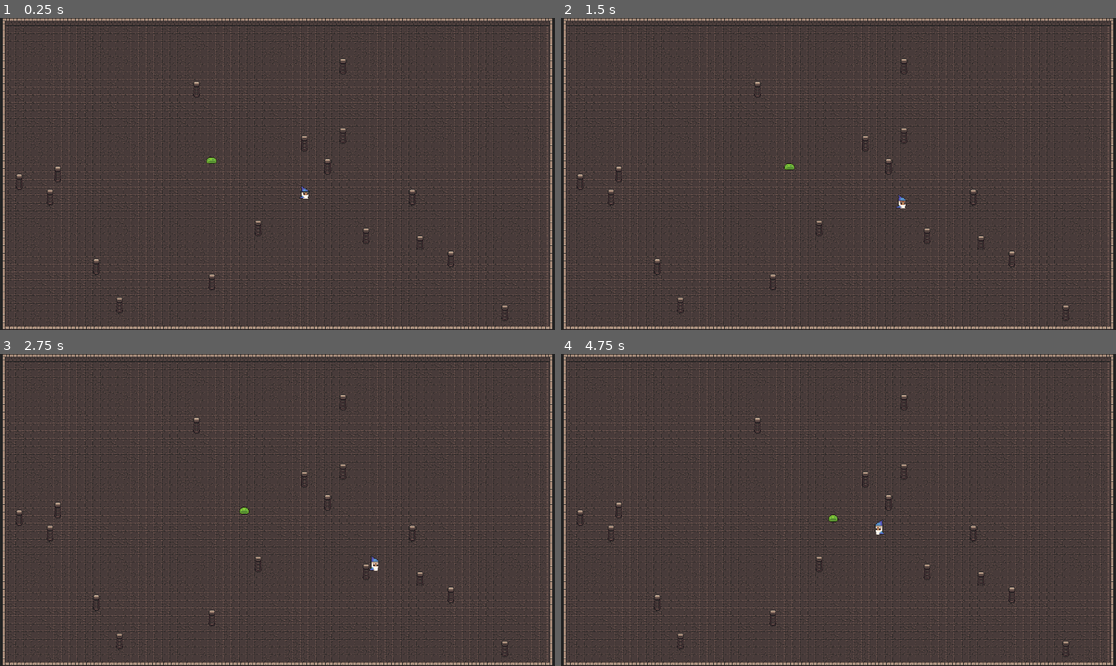
Above: before the commit, frames 1-4 (two rows, left to right).
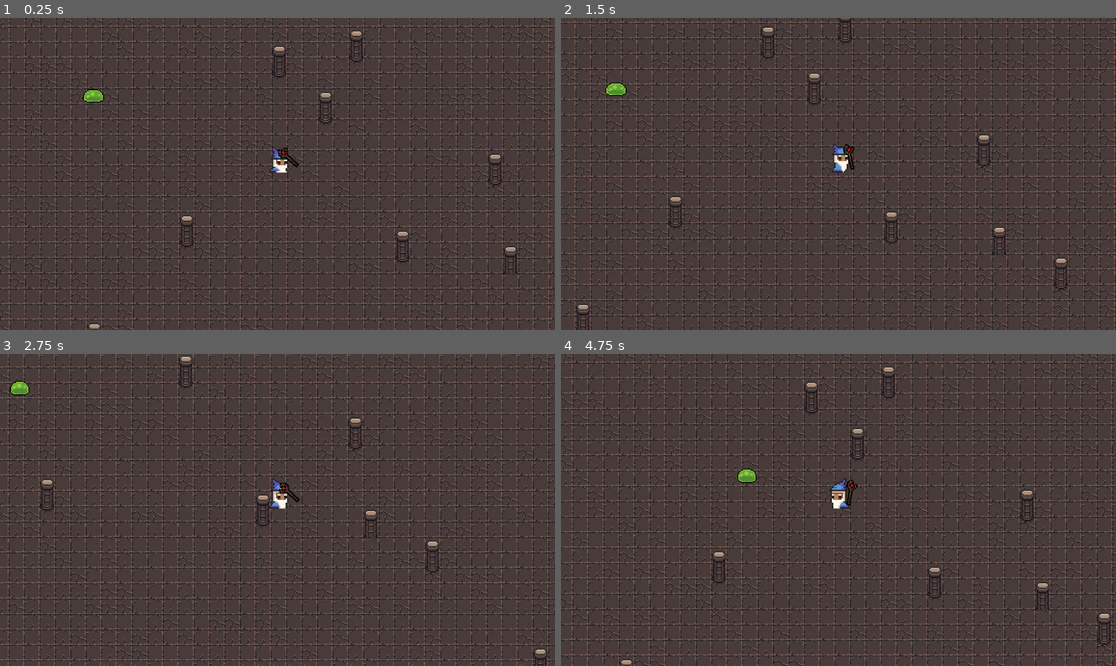
Above: after the commit, the same moments.

Repository: Vencoslav/dugeons-and-magic
Game: Godot game, scene res://game.tscn
Two runs of this game, one before a commit and one after it. Both use one fixed random seed, a clock stepped at 60 frames per second and the inputs below.
Inputs (mouse positions are in pixels of both pictures, inside the frame that each line leads up to):
- Up to frame 1 (0.25 s): no input
- Up to frame 2 (1.5 s): tap Enter at 0.5 s; move the mouse to (960, 158) at 0.52 s; hold D (move_right) 0.53-1.28 s; move the mouse to (727, 189) at 1.27 s; hold S (move_down) from 1.28 s (still down)
- Up to frame 3 (2.75 s): move the mouse to (333, 441) at 2.02 s; release S (move_down) at 2.03 s; hold D (move_right) from 2.03 s (still down)
- Up to frame 4 (4.75 s): move the mouse to (810, 572) at 2.77 s; release D (move_right) at 2.78 s; hold W (move_up) 2.78-3.53 s; move the mouse to (1005, 556) at 3.52 s; hold A (move_left) from 3.53 s (still down); move the mouse to (672, 463) at 4.27 s

The runs differ from the first frame. In frame 1, 30% of the frame differs, in the area x 0-100%, y 0-100%; in frame 2, 30%; in frame 3, 30%; in frame 4, 31%.

Commit message:
staff a cast animace a její základní točení

Diff:
--- a/game.tscn
+++ b/game.tscn
@@ -829,6 +829,13 @@
 
 [node name="tilemap" type="Node" parent="."]
 
+[node name="ColorRect" type="ColorRect" parent="tilemap"]
+offset_left = -601.0
+offset_top = -435.0
+offset_right = 1856.0
+offset_bottom = 1385.0
+color = Color(0.133333, 0.133333, 0.133333, 1)
+
 [node name="wall" type="TileMapLayer" parent="tilemap"]
 position = Vector2(496, 304)
 tile_map_data = PackedByteArray("AADj/xYAAgAJAAIAAADi/xYAAgAJAAIAAADh/xYAAgAJAAIAAADg/xYAAgAJAAIAAADg/xUAAgAJAAIAAADg/x …(7152 unchanged characters)…
--- a/player.tscn
+++ b/player.tscn
@@ -1,8 +1,9 @@
-[gd_scene load_steps=14 format=3 uid="uid://bl0uwoljmplb5"]
+[gd_scene load_steps=15 format=3 uid="uid://bl0uwoljmplb5"]
 
 [ext_resource type="Texture2D" uid="uid://mkbktdlk4pf1" path="res://animace/wizzard_m_idle_anim_f0-Sheet.png" id="1_f50pn"]
 [ext_resource type="Script" uid="uid://blnvc0eh00u4f" path="res://scripts/player.gd" id="1_onrkg"]
 [ext_resource type="Texture2D" uid="uid://dild7p6y3r1a0" path="res://animace/wizzard_m_run_anim_f1-Sheet.png" id="3_i3pqv"]
+[ext_resource type="PackedScene" uid="uid://wmfaovfbt162" path="res://staff.tscn" id="4_hqtel"]
 
 [sub_resource type="AtlasTexture" id="AtlasTexture_ij6vw"]
 atlas = ExtResource("1_f50pn")
@@ -57,16 +58,16 @@
 }, {
 "frames": [{
 "duration": 1.0,
+"texture": SubResource("AtlasTexture_i3pqv")
+}, {
+"duration": 1.0,
 "texture": SubResource("AtlasTexture_hqtel")
 }, {
-"duration": 1.3,
+"duration": 1.0,
 "texture": SubResource("AtlasTexture_sweqy")
 }, {
-"duration": 1.3,
+"duration": 1.0,
 "texture": SubResource("AtlasTexture_2hs0m")
-}, {
-"duration": 1.3,
-"texture": SubResource("AtlasTexture_1jxqw")
 }],
 "loop": true,
 "name": &"run",
@@ -83,13 +84,19 @@
 safe_margin = 5.0
 script = ExtResource("1_onrkg")
 
-[node name="sprite" type="AnimatedSprite2D" parent="."]
+[node name="animace" type="AnimatedSprite2D" parent="."]
 unique_name_in_owner = true
 position = Vector2(1, -15)
 sprite_frames = SubResource("SpriteFrames_lhvu3")
-animation = &"idle"
+animation = &"run"
 autoplay = "idle"
 
 [node name="CollisionShape2D" type="CollisionShape2D" parent="."]
 position = Vector2(2, -8)
 shape = SubResource("CapsuleShape2D_i3pqv")
+
+[node name="Camera2D" type="Camera2D" parent="."]
+zoom = Vector2(2, 2)
+
+[node name="staff" parent="." instance=ExtResource("4_hqtel")]
+position = Vector2(9, -11)
--- a/scripts/player.gd
+++ b/scripts/player.gd
@@ -8,14 +8,14 @@
 	character_direction.y = Input.get_axis("move_up", "move_down")
 
 	#otočení
-	if character_direction.x > 0: %sprite.flip_h = false
-	elif character_direction.y < 0:%sprite.flip_h = true
+	if character_direction.x > 0: %animace.flip_h = false
+	elif character_direction.y < 0:%animace.flip_h = true
 
 	if character_direction:
 		velocity = character_direction * movement_speed
-		if %sprite.animation != "run": %sprite.animation = "run"
+		if %animace.animation != "run": %animace.animation = "run"
 	else:
 		velocity = velocity.move_toward(Vector2.ZERO, movement_speed)
-		if %sprite.animation != "idle": %sprite.animation = "idle"
+		if %animace.animation != "idle": %animace.animation = "idle"
 
 	move_and_slide()
--- a/slime.tscn
+++ b/slime.tscn
@@ -48,7 +48,7 @@
 safe_margin = 2.0
 script = ExtResource("1_5jc4t")
 
-[node name="sprite" type="AnimatedSprite2D" parent="."]
+[node name="animace" type="AnimatedSprite2D" parent="."]
 position = Vector2(0, -6)
 sprite_frames = SubResource("SpriteFrames_2002g")
 animation = &"move"
--- /dev/null
+++ b/staff.gd
@@ -0,0 +1,12 @@
+extends Node2D
+
+@onready var player = get_node("/root/game/tilemap/player")
+
+func _process(delta: float) -> void:
+	look_at(get_global_mouse_position())
+
+	rotation_degrees = wrap(rotation_degrees, 0, 360)
+	if rotation_degrees > 90 and rotation_degrees < 270:
+		scale.y = -1
+	else:
+		scale.y = 1
--- /dev/null
+++ b/staff.tscn
@@ -0,0 +1,55 @@
+[gd_scene load_steps=9 format=3 uid="uid://wmfaovfbt162"]
+
+[ext_resource type="Script" uid="uid://btdmacebgperi" path="res://staff.gd" id="1_et8ip"]
+[ext_resource type="Texture2D" uid="uid://dto6hpli3g0vt" path="res://animace/my_staff-Sheet.png" id="2_ycvyx"]
+
+[sub_resource type="AtlasTexture" id="AtlasTexture_ycvyx"]
+atlas = ExtResource("2_ycvyx")
+region = Rect2(0, 0, 16, 32)
+
+[sub_resource type="AtlasTexture" id="AtlasTexture_et8ip"]
+atlas = ExtResource("2_ycvyx")
+region = Rect2(16, 0, 16, 32)
+
+[sub_resource type="AtlasTexture" id="AtlasTexture_lvmal"]
+atlas = ExtResource("2_ycvyx")
+region = Rect2(32, 0, 16, 32)
+
+[sub_resource type="AtlasTexture" id="AtlasTexture_e6mch"]
+atlas = ExtResource("2_ycvyx")
+region = Rect2(48, 0, 16, 32)
+
+[sub_resource type="AtlasTexture" id="AtlasTexture_hxfvw"]
+atlas = ExtResource("2_ycvyx")
+region = Rect2(64, 0, 16, 32)
+
+[sub_resource type="SpriteFrames" id="SpriteFrames_ml4kh"]
+animations = [{
+"frames": [{
+"duration": 1.0,
+"texture": SubResource("AtlasTexture_ycvyx")
+}, {
+"duration": 1.0,
+"texture": SubResource("AtlasTexture_et8ip")
+}, {
+"duration": 1.0,
+"texture": SubResource("AtlasTexture_lvmal")
+}, {
+"duration": 1.0,
+"texture": SubResource("AtlasTexture_e6mch")
+}, {
+"duration": 1.0,
+"texture": SubResource("AtlasTexture_hxfvw")
+}],
+"loop": true,
+"name": &"cast",
+"speed": 10.0
+}]
+
+[node name="staff" type="Node2D"]
+script = ExtResource("1_et8ip")
+
+[node name="animace" type="AnimatedSprite2D" parent="."]
+position = Vector2(0, -5)
+sprite_frames = SubResource("SpriteFrames_ml4kh")
+animation = &"cast"
Binary file added: animace/my_staff-Sheet-export.png
Not shown, added: animace/my_staff-Sheet-export.png.import
Binary file added: animace/my_staff-Sheet.aseprite
Binary file added: animace/my_staff-Sheet.png
Not shown, added: animace/my_staff-Sheet.png.import
Binary file added: moje_grafika/grey.aseprite
Binary file added: moje_grafika/my_staff.aseprite
Binary file added: moje_grafika/my_staff1.png
Not shown, added: moje_grafika/my_staff1.png.import
Binary file added: moje_grafika/my_staff2.png
Not shown, added: moje_grafika/my_staff2.png.import
Binary file added: moje_grafika/my_staff3.png
(and 7 more such lines)
